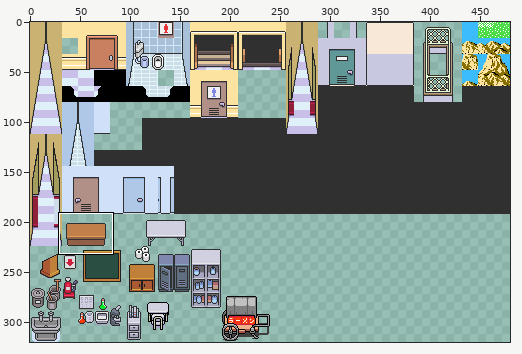
One commit to this sprite sheet: images/layer0.png. The picture above shows the old version from afar; the outline marks the close-up.
Close-up. Before:
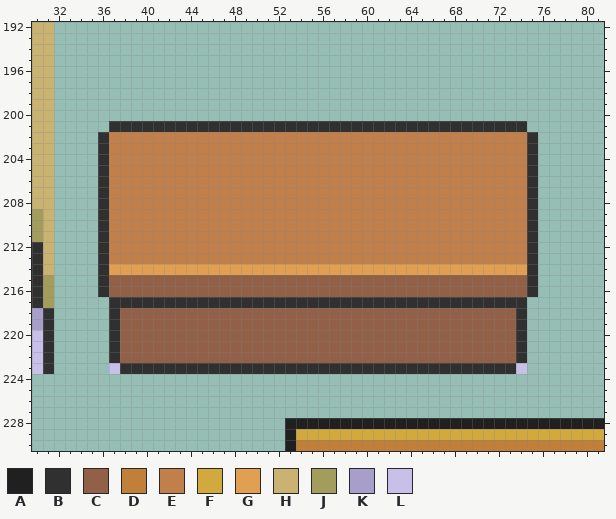
The file is 480x320 pixels. Colours within 5 levels of each other are drawn and written as one. Shown: x 30..81, y 192..230.
Palette (. is transparent): A #202020  B #303030  C #916046  D #c18039  E #c1804b  F #d1a93e  G #e1a051  H #cab372  J #a39d5d  K #a79ec9  L #c8c0e8
Pixels before, first column x 30:
192 HH..................................................
193 HH..................................................
194 HH..................................................
195 HH..................................................
196 HH..................................................
197 HH..................................................
198 HH..................................................
199 HH..................................................
200 HH..................................................
201 HH.....BBBBBBBBBBBBBBBBBBBBBBBBBBBBBBBBBBBBBB.......
202 HH....BEEEEEEEEEEEEEEEEEEEEEEEEEEEEEEEEEEEEEEB......
203 HH....BEEEEEEEEEEEEEEEEEEEEEEEEEEEEEEEEEEEEEEB......
204 HH....BEEEEEEEEEEEEEEEEEEEEEEEEEEEEEEEEEEEEEEB......
205 HH....BEEEEEEEEEEEEEEEEEEEEEEEEEEEEEEEEEEEEEEB......
206 HH....BEEEEEEEEEEEEEEEEEEEEEEEEEEEEEEEEEEEEEEB......
207 HH....BEEEEEEEEEEEEEEEEEEEEEEEEEEEEEEEEEEEEEEB......
208 HH....BEEEEEEEEEEEEEEEEEEEEEEEEEEEEEEEEEEEEEEB......
209 JH....BEEEEEEEEEEEEEEEEEEEEEEEEEEEEEEEEEEEEEEB......
210 JH....BEEEEEEEEEEEEEEEEEEEEEEEEEEEEEEEEEEEEEEB......
211 JH....BEEEEEEEEEEEEEEEEEEEEEEEEEEEEEEEEEEEEEEB......
212 BH....BEEEEEEEEEEEEEEEEEEEEEEEEEEEEEEEEEEEEEEB......
213 BH....BEEEEEEEEEEEEEEEEEEEEEEEEEEEEEEEEEEEEEEB......
214 BH....BGGGGGGGGGGGGGGGGGGGGGGGGGGGGGGGGGGGGGGB......
215 BJ....BCCCCCCCCCCCCCCCCCCCCCCCCCCCCCCCCCCCCCCB......
216 BJ....BCCCCCCCCCCCCCCCCCCCCCCCCCCCCCCCCCCCCCCB......
217 BJ.....BBBBBBBBBBBBBBBBBBBBBBBBBBBBBBBBBBBBBB.......
218 KB.....BCCCCCCCCCCCCCCCCCCCCCCCCCCCCCCCCCCCCB.......
219 KB.....BCCCCCCCCCCCCCCCCCCCCCCCCCCCCCCCCCCCCB.......
220 LB.....BCCCCCCCCCCCCCCCCCCCCCCCCCCCCCCCCCCCCB.......
221 LB.....BCCCCCCCCCCCCCCCCCCCCCCCCCCCCCCCCCCCCB.......
222 LB.....BCCCCCCCCCCCCCCCCCCCCCCCCCCCCCCCCCCCCB.......
223 LB.....LBBBBBBBBBBBBBBBBBBBBBBBBBBBBBBBBBBBBL.......
224 ....................................................
225 ....................................................
226 ....................................................
227 ....................................................
228 .......................AAAAAAAAAAAAAAAAAAAAAAAAAAAAA
229 .......................AFFFFFFFFFFFFFFFFFFFFFFFFFFFF
230 .......................ADDDDDDDDDDDDDDDDDDDDDDDDDDDD
Now the later version:
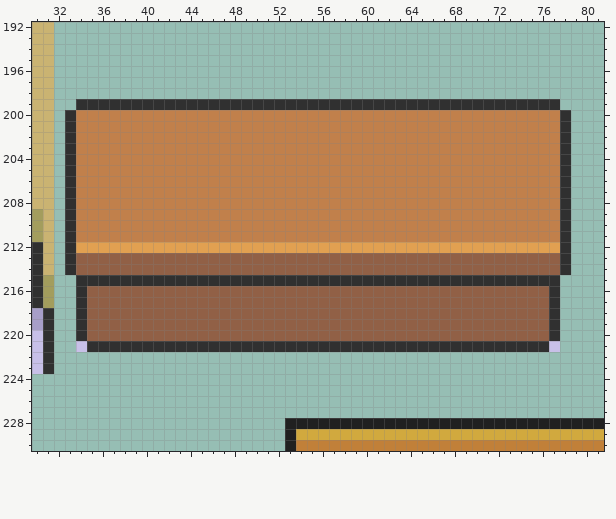
Change:
The edit adds colour B in row 199 at x 34 to 77; in rows 200 to 214 at x 33 and 78; in row 215 at x 34 to 35 and 76 to 77; in rows 216 to 220 at x 34 and 77; in row 221 at x 35 to 36 and 75 to 76.
Colour C gives way to colour B in row 215 at x 37 to 74; in row 221 at x 38 to 73.
The edit adds colour C in rows 213 to 214 at x 34 to 35 and 76 to 77; in row 216 at x 35 and 76; in rows 217 to 220 at x 35 to 36 and 75 to 76.
Colour B gives way to colour C in rows 213 to 214 at x 36 and 75; in row 216 at x 36 and 75; in row 217 at x 37 to 74; in rows 218 to 220 at x 37 and 74.
Colour E gives way to colour C in row 213 at x 37 to 74.
Colour G gives way to colour C in row 214 at x 37 to 74.
The edit adds colour E in row 200 at x 34 to 77; in row 201 at x 34 to 36 and 75 to 77; in rows 202 to 211 at x 34 to 35 and 76 to 77.
Colour B gives way to colour E in row 201 at x 37 to 74; in rows 202 to 211 at x 36 and 75.
The edit adds colour G in row 212 at x 34 to 35 and 76 to 77.
Colour B gives way to colour G in row 212 at x 36 and 75.
Colour E gives way to colour G in row 212 at x 37 to 74.
The edit adds colour L in row 221 at x 34 and 77.
Colour B is gone in row 222 at x 37 and 74; in row 223 at x 38 to 73.
Colour C is gone in row 222 at x 38 to 73.
Colour L is gone in row 223 at x 37 and 74.
Where, in picture pixels (left, top, right, bottom), the same in both close-ups:
changed: (65, 99, 571, 374)
